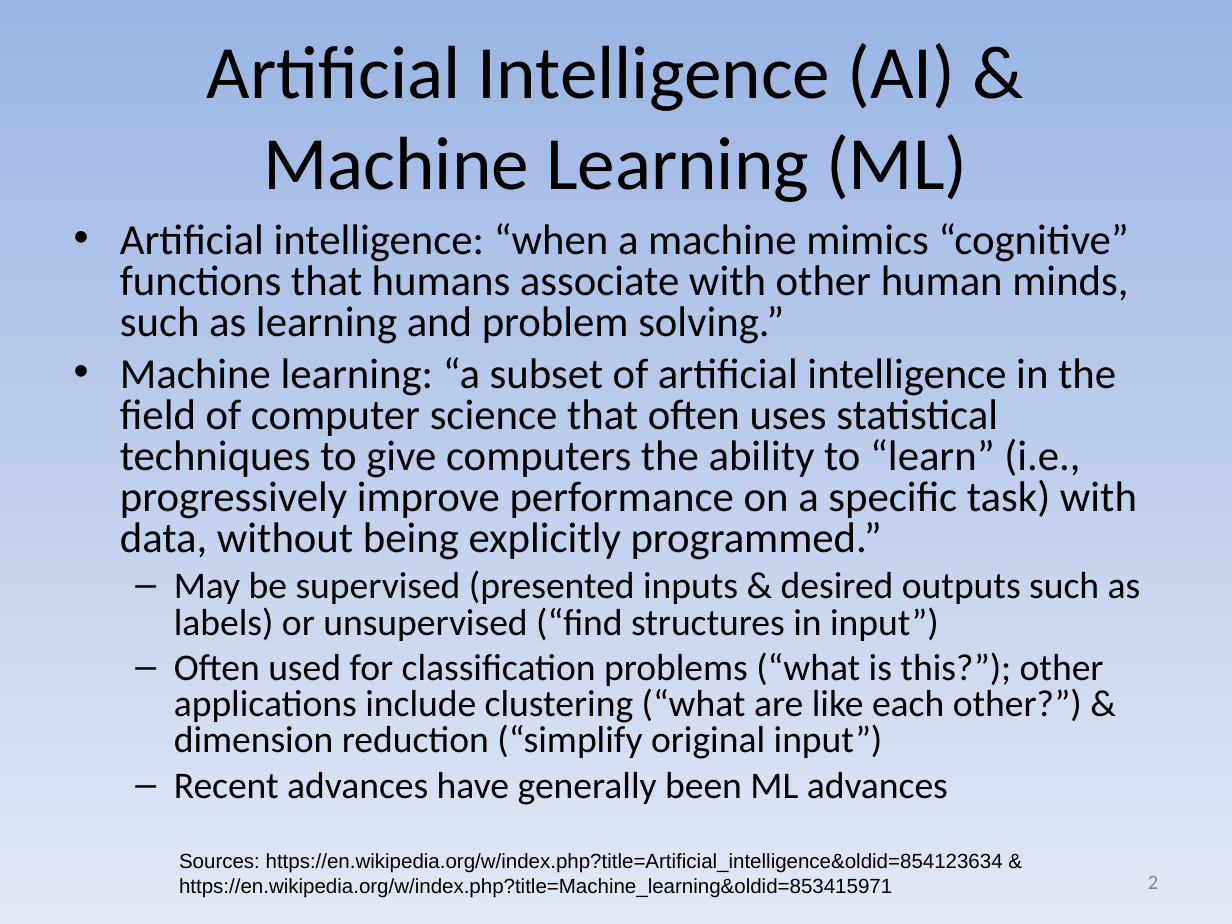
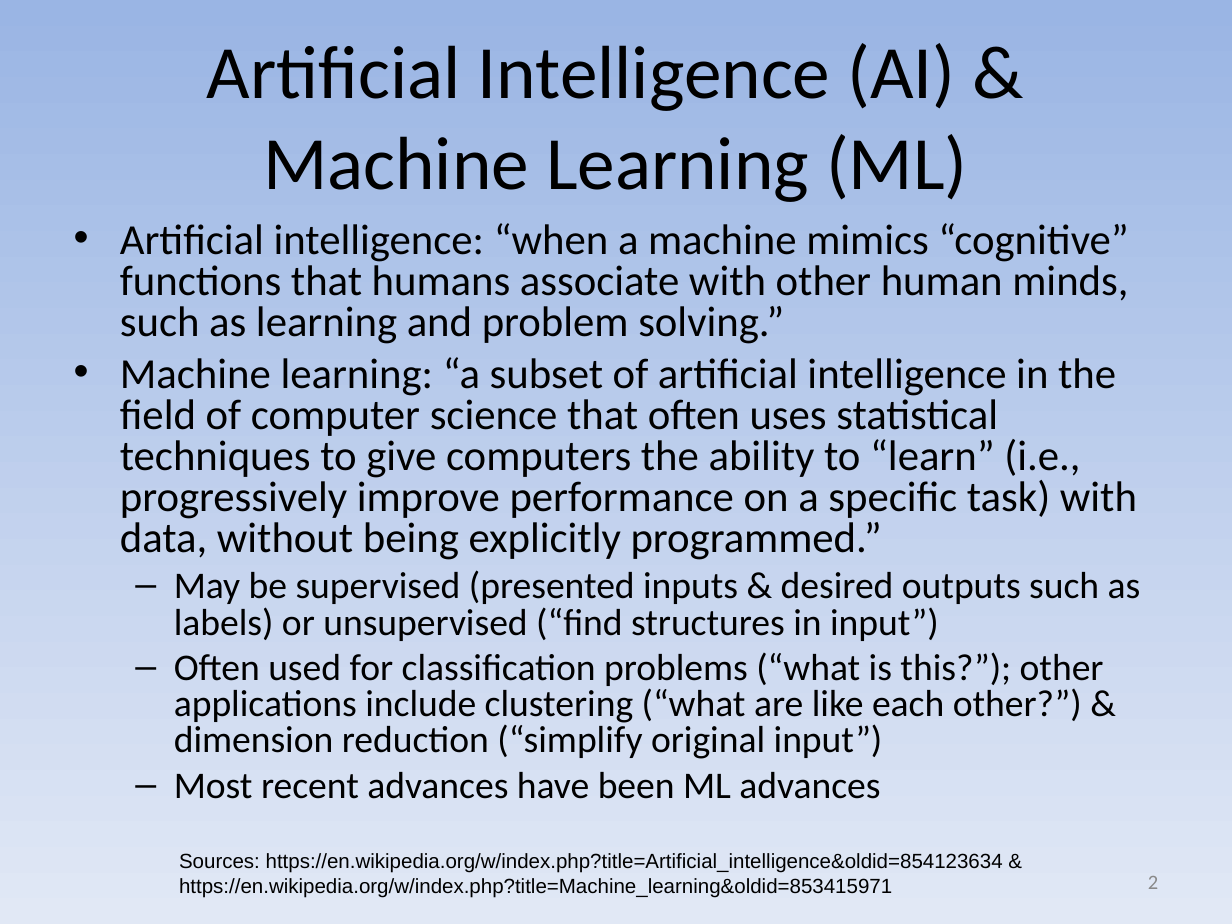
Before and after one commit to david-a-wheeler/david-a-wheeler.github.io, a slide deck: slide 2 of secure-class/presentations/AI-ML-Security.ppt. Drawn at 1232x924 pixels with LibreOffice and Linux fonts; fonts in the diff are those of the drawing. Boxes give left, top, right and bottom in pixels: in the first picture for what was removed or moved away, otherwise in the second. Text is boxed around its words. In the diff, an @@ line names an element or a change of style, - is before the commit and + after.

```diff
--- a/secure-class/presentations/AI-ML-Security.ppt
+++ b/secure-class/presentations/AI-ML-Security.ppt
@@ text at (x1=174, y1=772, x2=880, y2=799): text changed @@
-  – Recent advances have generally been ML advances
+  – Most recent advances have been ML advances
```
Also in this commit, not shown: 9 other slides changed, 6 slides added.
